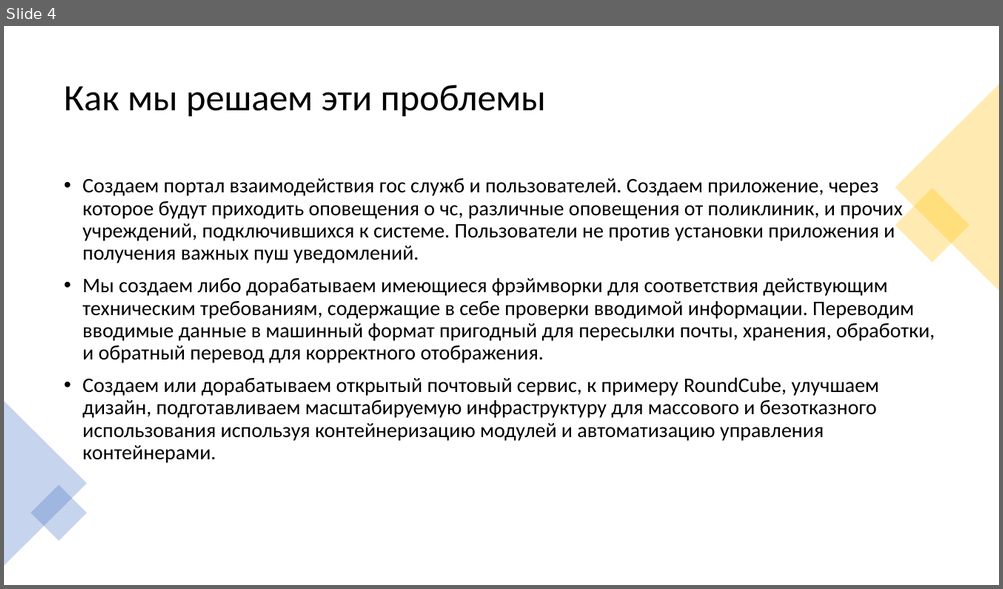
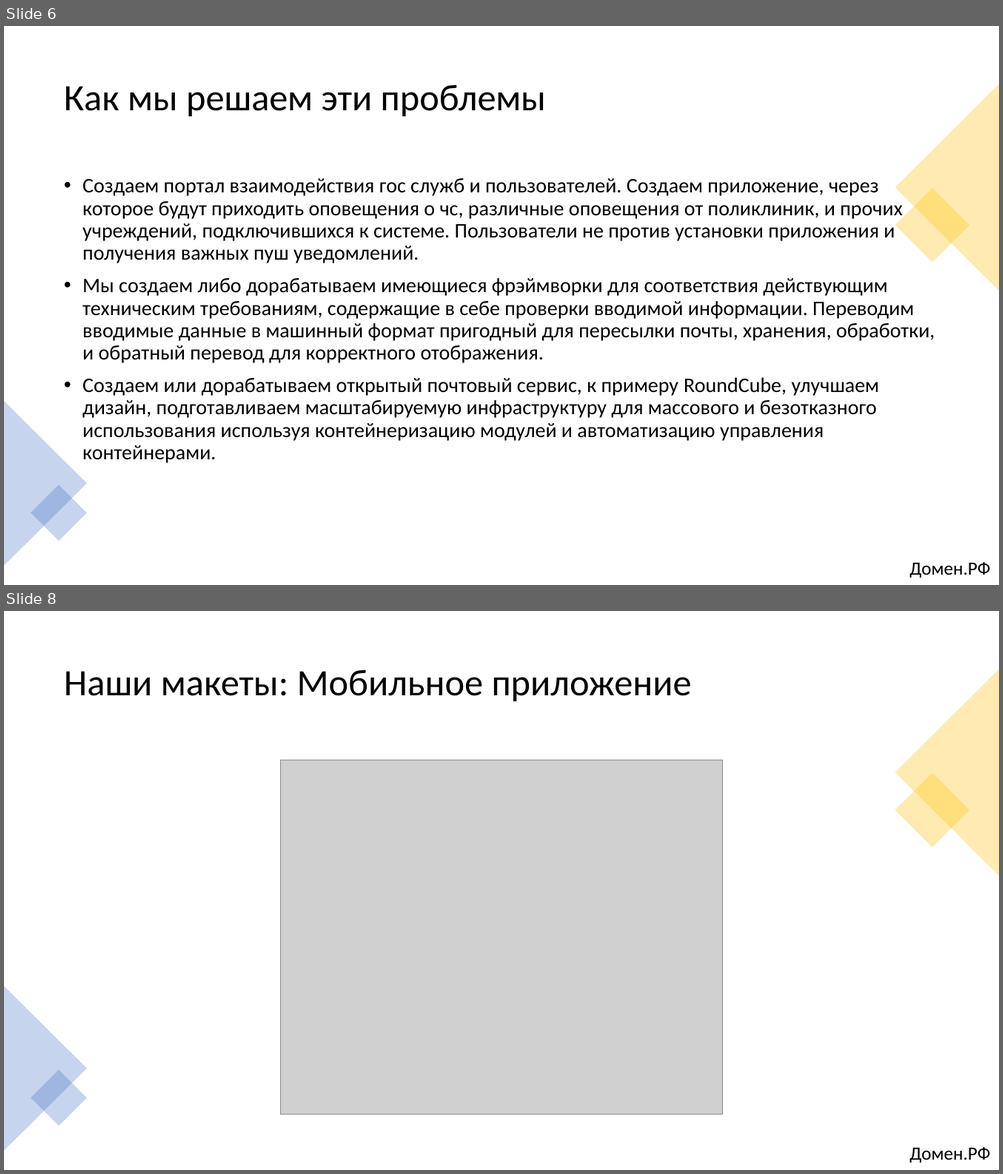
Before and after one commit to alexklippe/scryptedv2, a slide deck: Презентация_Команда Scrypted_кейс1.pptx. Shown one above the other, each under a label of ours: slide 4 before the commit, slides 6 and 8 after it; the slides between them are not shown. The pictures are 1003x589 and 1003x1174 pixels, drawn with LibreOffice and Linux fonts; fonts in the diff are those of the drawing; grey boxes stand for pictures. Boxes give left, top, right and bottom in pixels: in the first picture for what was removed or moved away, otherwise in the second. Text is boxed around its words. In the diff, an @@ line names an element or a change of style, - is before the commit and + after.

```diff
--- a/Презентация_Команда Scrypted_кейс1.pptx
+++ b/Презентация_Команда Scrypted_кейс1.pptx
@@ slide 8 added at (4,611,999,1170), background #FFFFFF @@
@@ title added at (64,669,691,701), 36 pt, text #000000 @@
+Наши макеты: Мобильное приложение
@@ triangle added at (895,669,999,876), fill #FFC000 at 30% opacity @@
@@ picture added at (280,760,723,1116) @@
@@ rectangle added at (895,773,970,848), fill #FFC000 at 30% opacity @@
@@ triangle added at (4,986,87,1151), fill #4472C4 at 30% opacity @@
@@ rectangle added at (31,1070,87,1126), fill #4472C4 at 30% opacity @@
@@ text added at (909,1147,990,1163), 18 pt, text #000000 @@
+Домен.РФ
@@ what was slide 4 is now slide 6 @@
@@ slide 6 changed as well @@
@@ text added at (909,562,990,578), 18 pt, text #000000 @@
+Домен.РФ
```
Also in this commit, not shown: 7 other slides changed, 5 other slides added.
